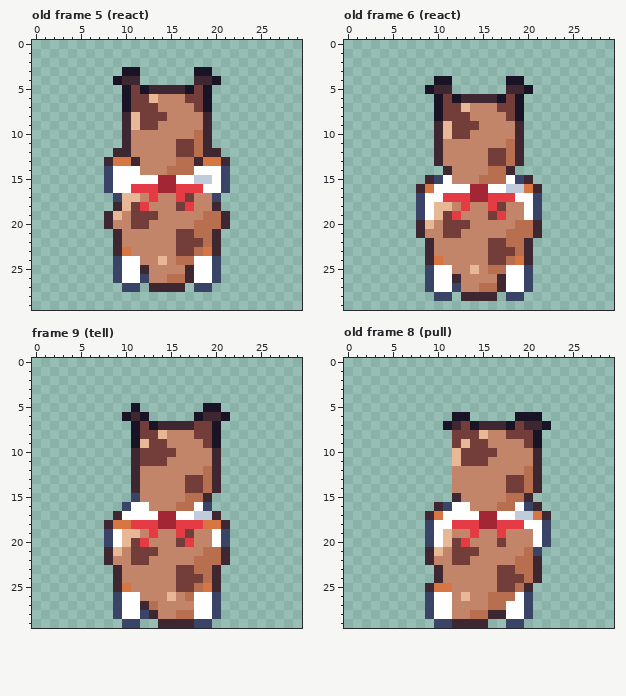
Two versions of one pixel-art file, art/minis/dog-archie@62.aseprite. Above: the version before the commit.
30x30 pixels, 23 frames. Shown: old frame 5 (react), old frame 6 (react), frame 9 (tell), old frame 8 (pull). The commit also changed other frames, which this record leaves out.
New version:
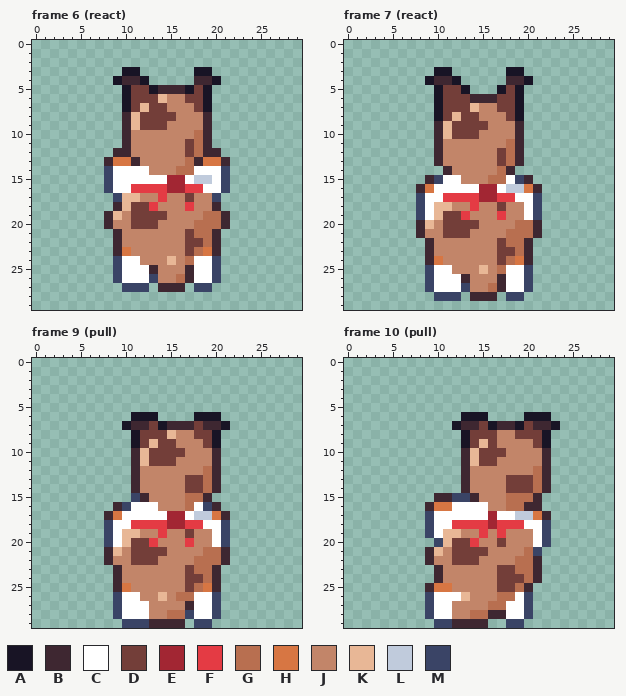
Palette (. is transparent): A #181425  B #3e2731  C #ffffff  D #733e39  E #a22633  F #e43b44  G #b86f50  H #d77643  J #c28569  K #e8b796  L #c0cbdc  M #3a4466
A new or re-ordered frame is compared with the old frame closest to it.
What changed:
frames re-ordered
Changed rows in their new state; - is an unchanged pixel.
Frame 6 (react) against old frame 5 (react):
first column x 12:
 4 A----
 5 DA---
 6 -DK--
 7 K-D--
 8 ---D-
 9 --D--
11 ----J
12 ----J
13 ----J
14 C--J-
15 --C-E
16 --F-E
17 -JF-J
18 DF--J
19 --D--
20 -D---
21 ----J
22 ----J
23 ----J
24 --JKJ
25 CB---
26 CM-J-
27 M.---
Frame 7 (react) against old frame 6 (react):
first column x 9:
 3 -AA------AA-
 4 ABBA-----BBA
 5 .ADDA---ADA.
 6 ---DD---D---
 7 ----DK------
 8 ---K-D------
 9 ------D-----
10 -----D------
12 -------J----
13 -------J----
14 -------J----
15 ---C--J-----
16 -----C-E----
17 -----F-E----
18 ----JF-J----
19 ---DF--J----
20 -----D------
21 ----D-------
22 -------J----
23 -------J----
24 -------J----
25 -----JKJ----
26 ---CB-------
27 ---CM-J-----
28 ---M.-------
Frame 9 (pull):
first column x 10:
 5 -.-------..-
 6 .A-A-----AA.
 7 ABBDA----BBA
 8 ----DK------
 9 --DK-D------
10 --K---D-----
11 --K--D------
first column x 8:
15 ----B---------
16 -B---C--J---B-
17 BH----C-E---HB
18 MCC---F-E--CCM
19 -----JF-J-----
20 ----DF--J-----
21 ------D-------
22 -----D--------
23 --------J-----
24 --------J-----
25 --------J-----
26 ------KJG-----
27 ----CJ---B----
28 ----CJ-G-M----
29 ----MB---.----
Frame 10 (pull) against old frame 8 (pull):
first column x 9:
 6 ---.-AA---.--A-
 7 --.ABBDA-BAD-BA
 8 ---.A-DD-J--DA-
 9 ---.A-KD---JDA-
10 ---.BK--D---JB-
11 ---.BK-D----JB-
12 ---.B------JGB-
13 ---.B------DGB-
14 ---.B------DGB-
15 -BBMMB-----GB--
16 BHH--CC-J-GB---
17 MC----C--------
18 ------F--------
19 ---K-JF--------
20 .M--DF---------
21 ------D--------
22 -----D---------
first column x 12:
26 C---J
